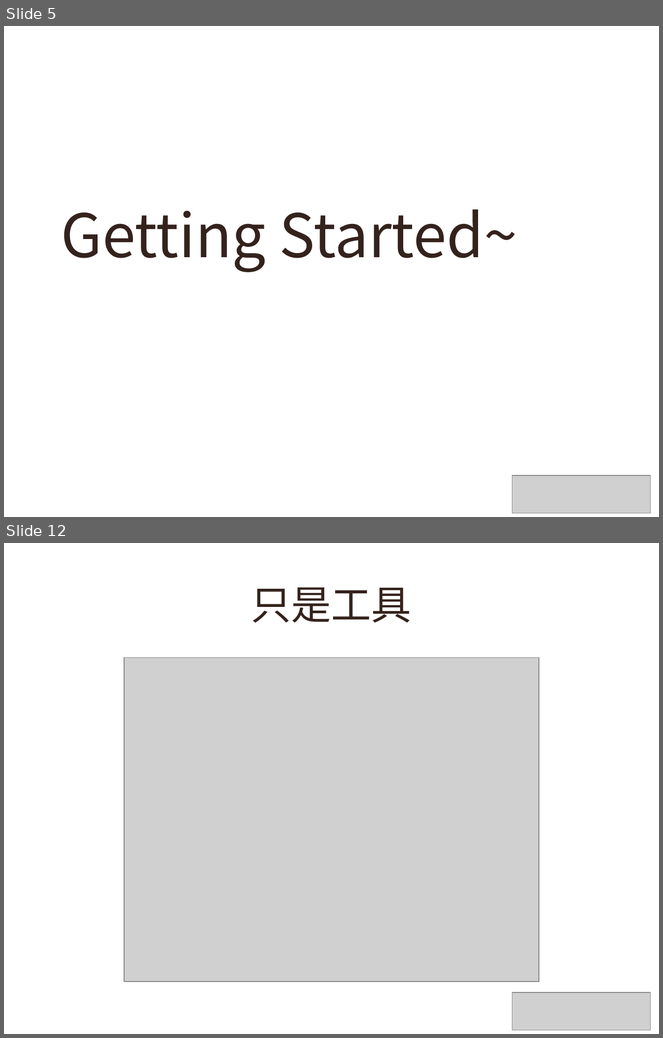
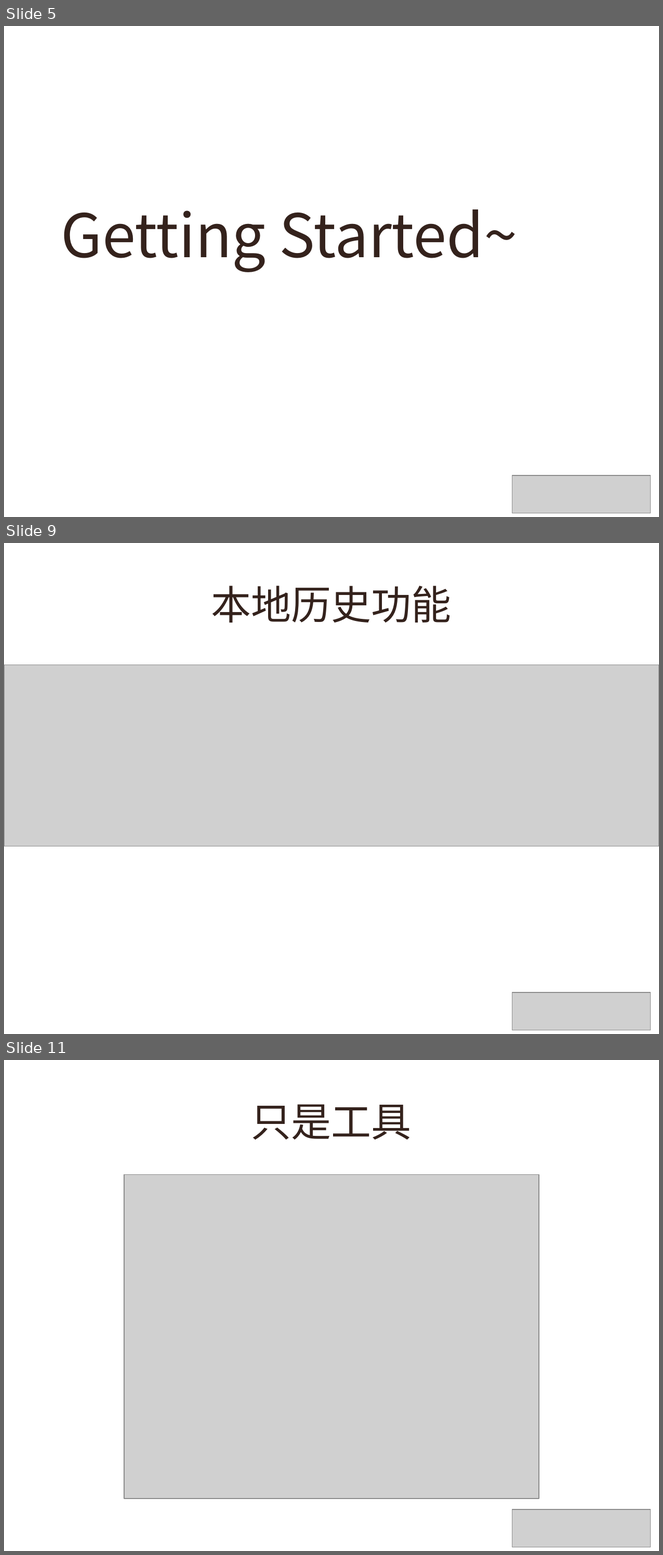
Before and after one commit to lynzz/myshare, a slide deck: 201311/webstorm.pptx. Shown one above the other, each under a label of ours: slides 5 and 12 before the commit, slides 5, 9 and 11 after it; the slides between them are not shown. The pictures are 663x1038 and 663x1555 pixels, drawn with LibreOffice and Linux fonts; fonts in the diff are those of the drawing; grey boxes stand for pictures; background and template pictures are left out. Boxes give left, top, right and bottom in pixels: in the first picture for what was removed or moved away, otherwise in the second. Text is boxed around its words. In the diff, an @@ line names an element or a change of style, - is before the commit and + after.

```diff
--- a/201311/webstorm.pptx
+++ b/201311/webstorm.pptx
@@ slide 9 added at bbox=[4, 543, 659, 1034], background picture (left out) @@
@@ title added at bbox=[211, 586, 452, 623], 44 pt, text #34221C @@
+本地历史功能
@@ picture added at bbox=[4, 665, 659, 846] @@
@@ text added at bbox=[68, 661, 97, 665], 32 pt, text #000000 @@
+• 工
@@ picture added at bbox=[513, 993, 651, 1030] @@
@@ what was slide 12 is now slide 11 @@
```
Also in this commit, not shown: 2 slides changed, 3 other slides added, 5 slides removed.
